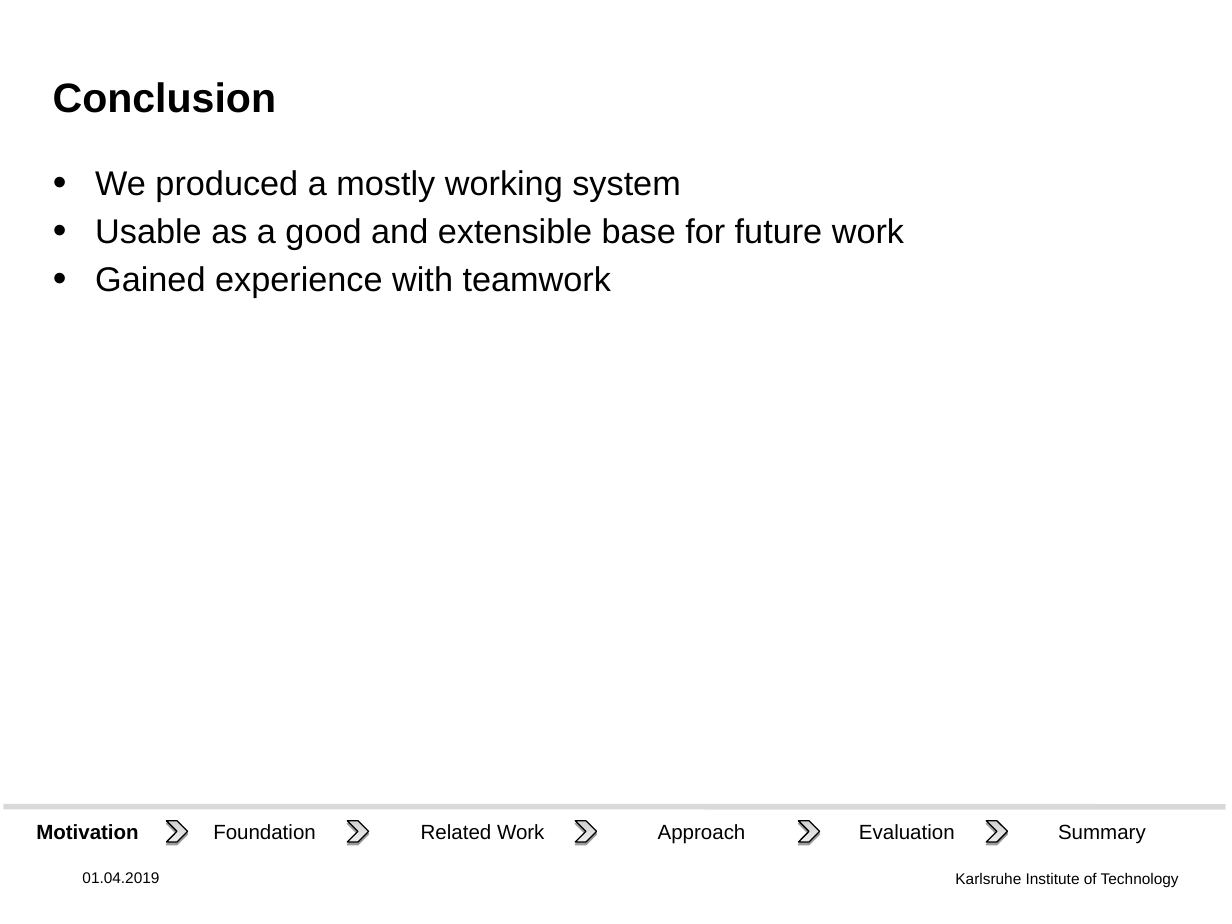
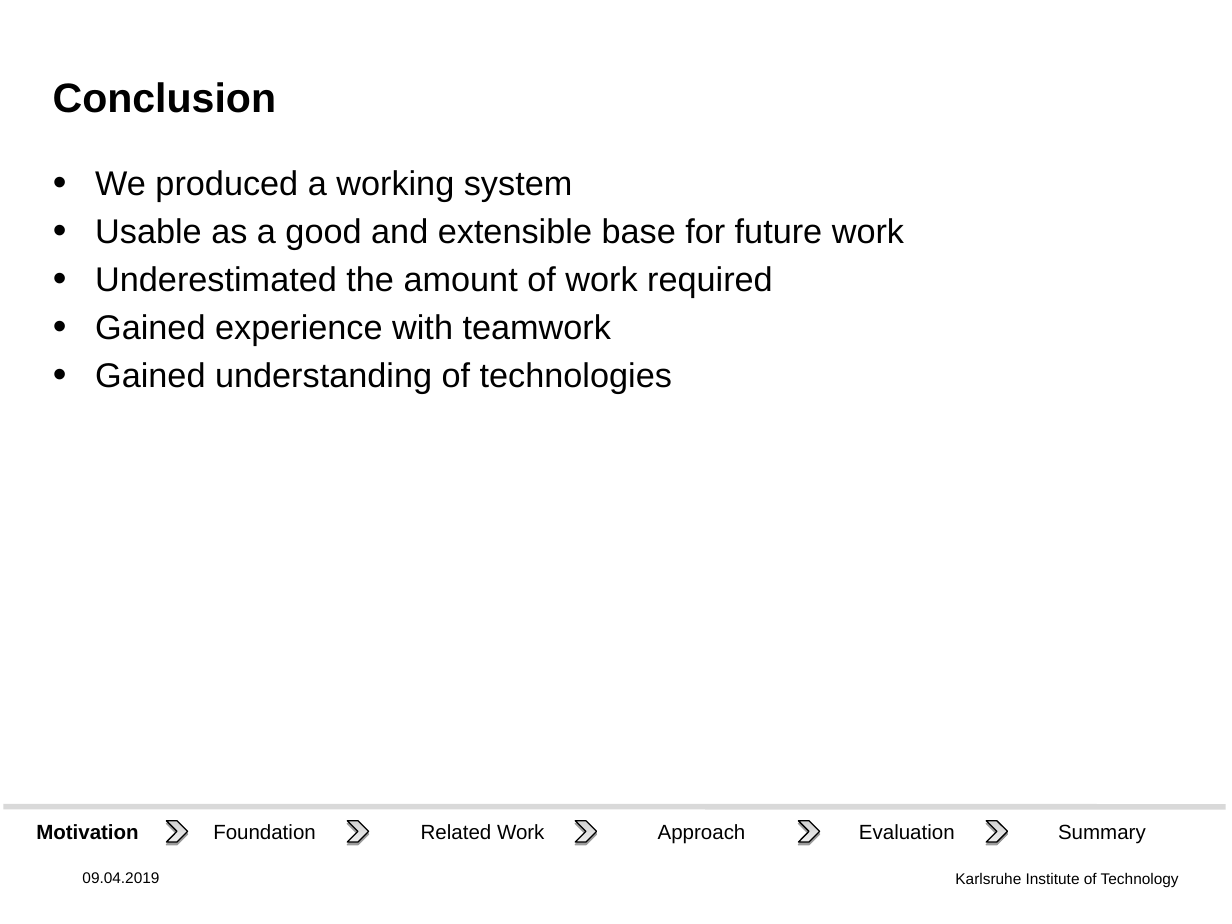
Before and after one commit to DHSTTOS/documents, a slide deck: slide 22 of final_presentation/final-pres3.odp (slide 16 before the commit). Drawn at 1232x924 pixels with LibreOffice and Linux fonts; fonts in the diff are those of the drawing; background and template pictures are left out. Boxes give left, top, right and bottom in pixels: in the first picture for what was removed or moved away, otherwise in the second. Text is boxed around its words. In the diff, an @@ line names an element or a change of style, - is before the commit and + after.

```diff
--- a/final_presentation/final-pres3.odp
+++ b/final_presentation/final-pres3.odp
@@ text at bbox=[95, 170, 572, 202]: text changed @@
-• We produced a mostly working system
+• We produced a working system
@@ text at bbox=[95, 266, 773, 298]: paragraph added @@
+• Underestimated the amount of work required
@@ text at bbox=[95, 362, 672, 393]: paragraph added @@
+• Gained understanding of technologies
@@ text at bbox=[82, 872, 159, 883]: text changed @@
-01.04.2019
+09.04.2019
```
Also in this commit, not shown: 13 other slides changed, 7 slides added, 1 slide removed, 1 other file.
